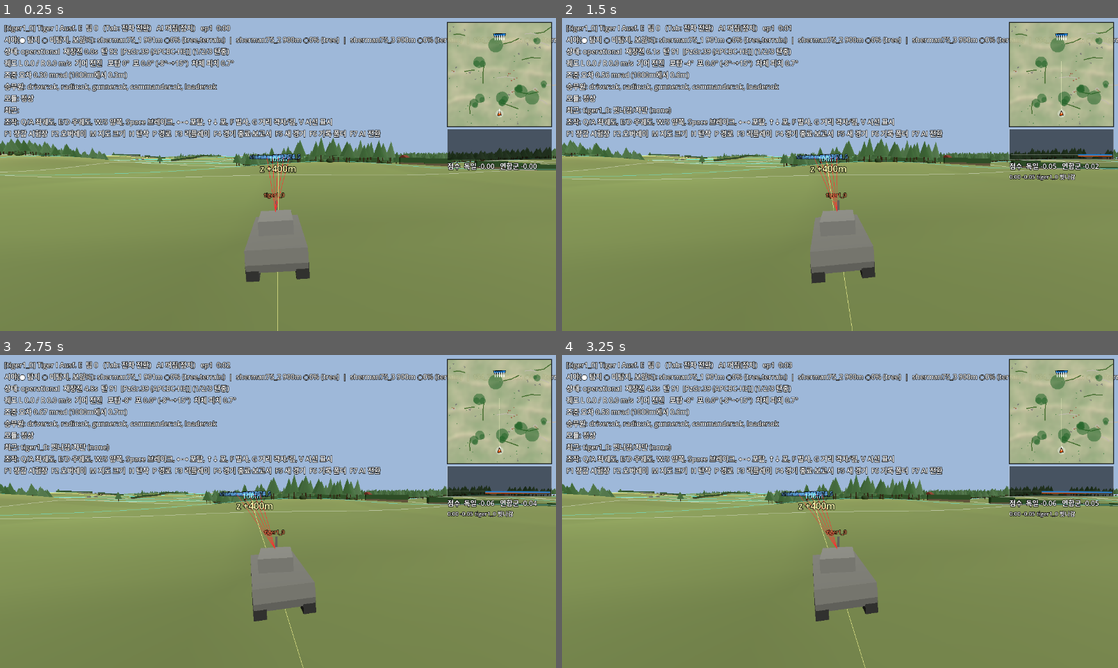
Above: before the commit, frames 1-4 (two rows, left to right).
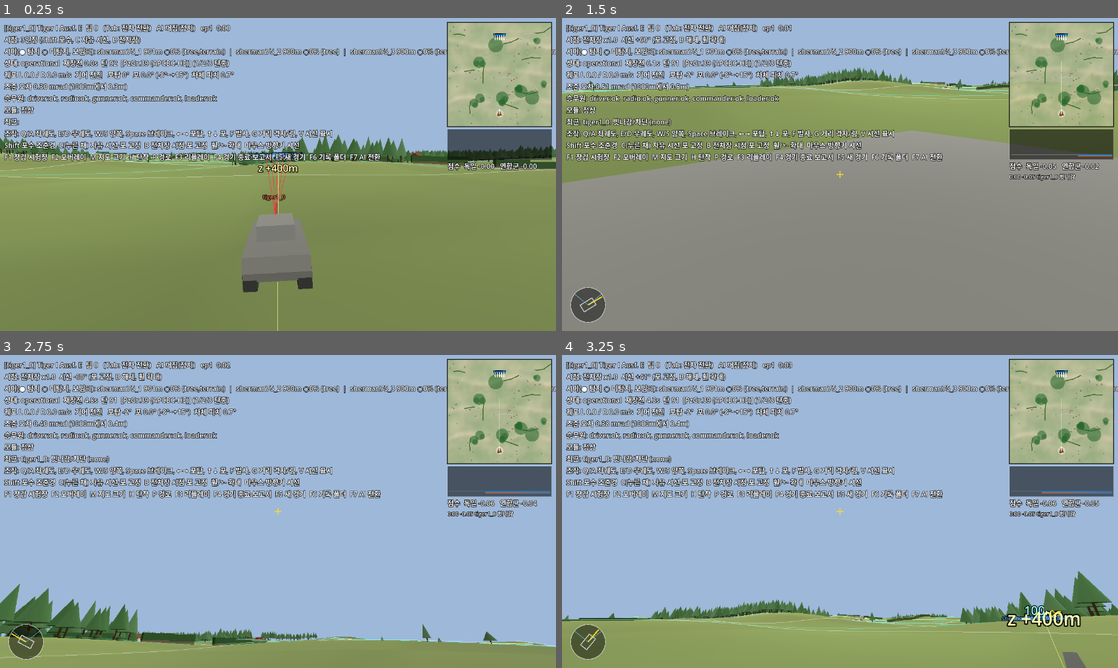
Above: after the commit, the same moments.

Repository: khw1566/Tank-Game-Machine-Learning
Game: Godot game, scene res://main.tscn
Same seed, same stepped clock (60 frames per second), same inputs: the game is played once before the commit and once after it.
Inputs (mouse positions are in pixels of both pictures, inside the frame that each line leads up to):
- Up to frame 1 (0.25 s): no input
- Up to frame 2 (1.5 s): tap Enter at 0.5 s; move the mouse to (962, 158) at 0.52 s; hold Right 0.53-1.25 s; hold Shift 0.53-1.25 s; click (962, 158) at 0.67 s; tap Space at 0.77 s; tap B at 0.8 s; drag from (728, 190) to (812, 237) at 1.27 s
- Up to frame 3 (2.75 s): tap Space at 2 s; move the mouse to (333, 442) at 2.02 s; hold Right from 2.03 s (still down); hold C from 2.03 s (still down); click (333, 442) at 2.17 s; tap E at 2.3 s
- Up to frame 4 (3.25 s): release Right at 2.75 s; release C at 2.75 s; drag from (812, 574) to (673, 464) at 2.77 s

The runs differ from the first frame. In frame 1, 13% of the frame differs, in the area x 0-100%, y 5-88%; in frame 2, 78%, in the area x 0-100%, y 5-100%; in frame 3, 59%; in frame 4, 61%.

Commit message:
Add gunner sight (Shift), free-look (C) and commander view (B) cameras
Gunner sight looks down the gun from the muzzle with range ticks from the
current shell's trajectory and an aim-error circle. C (hold) orbits the
third-person camera while the turret and gun stay put; B is a commander
view from the hatch with binocular zoom and the gun locked. While the view
is detached, turret/gun inputs are zeroed so recordings show the gun idle.

Co-Authored-By: Claude Opus 5.5 <noreply@anthropic.com>
Claude-Session: https://claude.ai/code/session_01DH1QMhMKbCv1v3u1LqzxNK

Diff:
--- /dev/null
+++ b/controls/tests/run_view_tests.gd
@@ -0,0 +1,92 @@
+extends SceneTree
+## 시점 카메라(TankViewCamera) 검증(헤드리스).
+## 실행: godot --headless --path . -s res://controls/tests/run_view_tests.gd
+## 1) 포수 조준경: 카메라가 포구 앞에서 포 방향을 본다, 배율 변경
+## 2) 전차장: 해치 높이, 시선을 돌려도 포탑·포가 그대로, 확대, 포탑·포 입력 차단
+## 3) 3인칭: 기본 시점은 포 방향, 잠금 없음
+
+var failures := 0
+var _frame := 0
+
+
+func _process(_delta: float) -> bool:
+	_frame += 1
+	if _frame == 2:
+		_run()
+	return false
+
+
+func _run() -> void:
+	var map := HillMap.new()
+	map.features_enabled = false
+	root.add_child(map)
+	var t := Tank.new()
+	t.setup("tiger1", 0, 1)
+	t.position = Vector3(0, map.height_at(0, 0) + 0.5, 0)
+	root.add_child(t)
+	t.turret_yaw = deg_to_rad(30.0)
+	t.gun_pitch = deg_to_rad(3.0)
+	t._sync_turret()
+	var cam := TankViewCamera.new()
+	cam.capture_mouse = false
+	cam.map = map
+	root.add_child(cam)
+
+	# 3인칭
+	cam.update_view(t, 1.0 / 30.0)
+	_check(not cam.locks_gun(), "3인칭은 포를 잠그지 않음")
+	var fwd := -cam.global_basis.z
+	_check(absf(wrapf(cam.view_yaw() - (t.global_rotation.y + t.turret_yaw), -PI, PI)) < 0.01, "3인칭은 포탑 방향을 봄 (%.3f)" % cam.view_yaw())
+
+	# 포수 조준경
+	cam.toggle_gunner()
+	cam.update_view(t, 1.0 / 30.0)
+	fwd = -cam.global_basis.z
+	_check(cam.mode == TankViewCamera.GUNNER, "Shift → 포수 조준경")
+	_check(fwd.dot(t.gun_direction()) > 0.9999, "조준경 시선 = 포 방향 (dot %.5f)" % fwd.dot(t.gun_direction()))
+	_check(cam.global_position.distance_to(t.muzzle_position()) < 0.5, "조준경 위치 = 포구 앞")
+	var f0 := cam.fov
+	cam.zoom(1)
+	cam.update_view(t, 1.0 / 30.0)
+	_check(cam.fov < f0 and cam.magnification() > 4.0, "조준경 고배율 x%.1f" % cam.magnification())
+	_check(not cam.locks_gun(), "조준경에서는 포 조작 가능")
+
+	# 전차장
+	cam.toggle_commander()
+	cam.update_view(t, 1.0 / 30.0)
+	_check(cam.mode == TankViewCamera.COMMANDER and cam.locks_gun(), "B → 전차장, 포 잠금")
+	_check(absf(cam.global_position.y - LineOfSight.eye_position(t).y) < 0.01, "전차장 눈높이 = 해치 위")
+	_check(absf(wrapf(cam.view_yaw() - (t.global_rotation.y + t.turret_yaw), -PI, PI)) < 0.01, "전차장은 처음에 포 방향을 봄")
+	var yaw0 := t.turret_yaw
+	var pitch0 := t.gun_pitch
+	cam.cmd_yaw += deg_to_rad(90.0)
+	cam.update_view(t, 1.0 / 30.0)
+	var c := TankControlInput.new()
+	c.turret_traverse = 1.0
+	c.gun_elevation = 1.0
+	c.left_track = 0.5
+	t.control = cam.apply_locks(c)
+	for i in 10:
+		t.step(1.0 / 30.0)
+	_check(absf(wrapf(cam.view_yaw() - (t.global_rotation.y + yaw0), -PI, PI) - deg_to_rad(90.0)) < 0.05, "전차장 시선 90° 회전")
+	_check(t.turret_yaw == yaw0 and t.gun_pitch == pitch0, "시선을 돌려도 포탑·포 고정 (%.3f/%.3f)" % [t.turret_yaw, t.gun_pitch])
+	_check(t.control.left_track == 0.5, "주행 입력은 그대로")
+	for i in 20:
+		cam.zoom(1)
+	cam.update_view(t, 1.0 / 30.0)
+	_check(is_equal_approx(cam.fov, TankViewCamera.COMMANDER_FOV_MIN), "전차장 확대 최대 x%.1f" % cam.magnification())
+
+	# 다시 3인칭
+	cam.toggle_commander()
+	cam.update_view(t, 1.0 / 30.0)
+	_check(cam.mode == TankViewCamera.THIRD and not cam.locks_gun() and is_equal_approx(cam.fov, TankViewCamera.THIRD_FOV), "B 다시 → 3인칭")
+
+	cam.reticle.free()
+	print("VIEW TESTS: %s" % ("PASS" if failures == 0 else "%d FAILED" % failures))
+	quit(1 if failures else 0)
+
+
+func _check(ok: bool, what: String) -> void:
+	print(("  ok  " if ok else "  FAIL ") + what)
+	if not ok:
+		failures += 1
--- /dev/null
+++ b/controls/view_camera.gd
@@ -0,0 +1,248 @@
+class_name TankViewCamera
+extends Camera3D
+## 사람이 조종하는 전차의 시점 카메라(게임 화면 전용, 헤드리스·학습에는 쓰지 않음).
+##
+##   (기본)  3인칭: 포탑 뒤에서 포 방향을 본다
+##   Shift : 포수 조준경 시점 켜기/끄기. 포구 위치에서 포 방향 그대로 본다.
+##           가운데 십자 = 포 축, 아래 눈금 = 거리별 조준점(현재 탄종 탄도), 원 = 현재 조준 오차.
+##           휠 / + - : 저배율·고배율
+##   C(누르는 동안) : 3인칭 자유 시선. 포탑·포는 그대로 두고 카메라만 마우스/방향키로 돌린다.
+##           떼면 포 방향으로 되돌아온다.
+##   B     : 전차장 시점 켜기/끄기. 전차장 해치 높이에서 마우스/방향키로 둘러본다.
+##           포는 움직이지 않는다. 휠 / + - 로 확대(쌍안경, 최대 약 8배).
+##
+## 시선이 포와 분리되는 동안(C, B) 방향키는 카메라를 돌리고, 조종 입력의 포탑·포 값은 0 이 된다
+## (apply_locks). 따라서 기록되는 액션도 "포를 움직이지 않음"으로 남는다.
+
+const THIRD := 0
+const GUNNER := 1
+const COMMANDER := 2
+const MODE_LABELS := ["3인칭", "포수 조준경", "전차장"]
+
+const THIRD_FOV := 70.0
+## 포수 조준경 배율 단계(수직 시야각°). 약 3배 / 6배
+const GUNNER_FOVS := [24.0, 12.0]
+const COMMANDER_FOV_MAX := 70.0
+const COMMANDER_FOV_MIN := 9.0
+const ZOOM_STEP := 1.25
+const MOUSE_SENS := 0.0035   # rad/px (시야각 70° 기준, 확대하면 그만큼 느려짐)
+const KEY_LOOK_RATE := 1.4   # rad/s (방향키)
+## WorldMarkers.attach_label 의 기본 pixel_size
+const TAG_PIXEL_SIZE := 0.0012
+const RANGE_MARKS := [200, 400, 600, 800, 1000, 1200, 1600, 2000]
+
+var mode := THIRD
+## C 를 누르고 있는 동안(3인칭에서만)
+var free_look := false
+## 3인칭 자유 시선: 포탑 방향 기준 오프셋(rad, + = 좌)
+var orbit_yaw := 0.0
+var orbit_pitch := 0.0
+## 전차장 시선: 차체 기준 방위(rad, + = 좌), 수평 기준 앙각
+var cmd_yaw := 0.0
+var cmd_pitch := 0.0
+var cmd_fov := COMMANDER_FOV_MAX
+var gunner_zoom := 0
+## 지면 아래로 카메라가 들어가지 않게 높이 조회용(없어도 됨)
+var map: HillMap
+## 화면 표시(조준경 눈금, 방위 표시). 메인이 CanvasLayer 에 붙인다.
+var reticle: TankViewReticle
+## 마우스 캡처 여부를 바꾸는지(테스트·헤드리스에서는 false)
+var capture_mouse := true
+
+var tank: Tank
+var _mouse_delta := Vector2.ZERO
+
+
+func _init() -> void:
+	far = 3000.0
+	fov = THIRD_FOV
+	reticle = TankViewReticle.new()
+	reticle.rig = self
+
+
+func locks_gun() -> bool:
+	return free_look or mode == COMMANDER
+
+
+## 시선이 포와 분리된 동안 포탑 선회·포 고저 입력을 막는다.
+func apply_locks(c: TankControlInput) -> TankControlInput:
+	if locks_gun():
+		c.turret_traverse = 0.0
+		c.gun_elevation = 0.0
+	return c
+
+
+func toggle_gunner() -> void:
+	set_mode(THIRD if mode == GUNNER else GUNNER)
+
+
+func toggle_commander() -> void:
+	set_mode(THIRD if mode == COMMANDER else COMMANDER)
+
+
+func set_mode(m: int) -> void:
+	if m == COMMANDER and mode != COMMANDER and tank:
+		# 처음에는 포가 향한 쪽을 본다
+		cmd_yaw = tank.turret_yaw
+		cmd_pitch = 0.0
+	mode = m
+	orbit_yaw = 0.0
+	orbit_pitch = 0.0
+	_mouse_delta = Vector2.ZERO
+
+
+## 휠·+/- : 포수 조준경 배율 단계 / 전차장 쌍안경 확대
+func zoom(step: int) -> void:
+	if mode == GUNNER:
+		gunner_zoom = clampi(gunner_zoom + step, 0, GUNNER_FOVS.size() - 1)
+	elif mode == COMMANDER:
+		cmd_fov = clampf(cmd_fov / pow(ZOOM_STEP, step), COMMANDER_FOV_MIN, COMMANDER_FOV_MAX)
+
+
+## 3인칭 대비 배율
+func magnification() -> float:
+	return tan(deg_to_rad(THIRD_FOV) * 0.5) / tan(deg_to_rad(fov) * 0.5)
+
+
+func status_text() -> String:
+	match mode:
+		GUNNER:
+			return "시점: 포수 조준경 x%.1f (Shift 해제, 휠 배율)" % magnification()
+		COMMANDER:
+			return "시점: 전차장 x%.1f  시선 %+.0f° (포 고정, B 해제, 휠 확대)" % [magnification(), rad_to_deg(wrapf(cmd_yaw - tank.turret_yaw, -PI, PI)) if tank else 0.0]
+	if free_look:
+		return "시점: 3인칭 자유 시선 (포 고정, C 떼면 복귀)"
+	return "시점: 3인칭 (Shift 포수, C 자유 시선, B 전차장)"
+
+
+func _unhandled_input(event: InputEvent) -> void:
+	if event is InputEventMouseMotion:
+		_mouse_delta += event.relative
+	elif event is InputEventMouseButton and event.pressed:
+		if event.button_index == MOUSE_BUTTON_WHEEL_UP:
+			zoom(1)
+		elif event.button_index == MOUSE_BUTTON_WHEEL_DOWN:
+			zoom(-1)
+	elif event is InputEventKey and event.pressed and not event.echo:
+		match event.physical_keycode:
+			KEY_SHIFT:
+				toggle_gunner()
+			KEY_B:
+				toggle_commander()
+			KEY_EQUAL, KEY_KP_ADD:
+				zoom(1)
+			KEY_MINUS, KEY_KP_SUBTRACT:
+				zoom(-1)
+
+
+## 매 프레임 메인이 호출. p = 지금 조종하는 전차
+func update_view(p: Tank, delta: float) -> void:
+	if p != tank:
+		_set_tag_visible(tank, true)
+		tank = p
+		if mode == COMMANDER:
+			cmd_yaw = p.turret_yaw
+			cmd_pitch = 0.0
+	free_look = mode == THIRD and Input.is_physical_key_pressed(KEY_C)
+	var looking := free_look or mode == COMMANDER
+	if capture_mouse:
+		var want := Input.MOUSE_MODE_CAPTURED if looking else Input.MOUSE_MODE_VISIBLE
+		if Input.mouse_mode != want:
+			Input.mouse_mode = want
+	# 시선 입력: 마우스 + 방향키, 확대할수록 느리게
+	var look := Vector2.ZERO
+	if looking:
+		var scale := fov / THIRD_FOV
+		look = -_mouse_delta * MOUSE_SENS * scale
+		look.x += (_key(KEY_LEFT) - _key(KEY_RIGHT)) * KEY_LOOK_RATE * scale * delta
+		look.y += (_key(KEY_UP) - _key(KEY_DOWN)) * KEY_LOOK_RATE * scale * delta
+	_mouse_delta = Vector2.ZERO
+	_set_tag_visible(p, mode == THIRD)
+	match mode:
+		GUNNER:
+			_place_gunner(p)
+		COMMANDER:
+			cmd_yaw = wrapf(cmd_yaw + look.x, -PI, PI)
+			cmd_pitch = clampf(cmd_pitch + look.y, deg_to_rad(-25.0), deg_to_rad(30.0))
+			_place_commander(p)
+		_:
+			if free_look:
+				orbit_yaw = wrapf(orbit_yaw + look.x, -PI, PI)
+				orbit_pitch = clampf(orbit_pitch + look.y, deg_to_rad(-25.0), deg_to_rad(35.0))
+			else:
+				# 떼면 부드럽게 포 뒤로 복귀
+				var k := 1.0 - exp(-delta * 8.0)
+				orbit_yaw = lerpf(orbit_yaw, 0.0, k)
+				orbit_pitch = lerpf(orbit_pitch, 0.0, k)
+			_place_third(p)
+	_scale_tags()
+	if reticle:
+		reticle.queue_redraw()
+
+
+## 이름표(Label3D fixed_size)는 확대하면 같이 커지므로 시야각에 맞춰 줄여 화면 크기를 유지
+var _tag_fov := THIRD_FOV
+func _scale_tags() -> void:
+	if is_equal_approx(fov, _tag_fov) or not is_inside_tree():
+		return
+	_tag_fov = fov
+	for t in get_tree().get_nodes_in_group(Tank.GROUP):
+		var tag := (t as Node).get_node_or_null("NameTag") as Label3D
+		if tag:
+			tag.pixel_size = TAG_PIXEL_SIZE * fov / THIRD_FOV
+
+
+func _place_third(p: Tank) -> void:
+	fov = THIRD_FOV
+	var yaw := p.global_rotation.y + p.turret_yaw + orbit_yaw
+	var fwd := _dir(yaw, orbit_pitch)
+	var target := p.global_position + Vector3.UP * 3.0
+	var pos := target - fwd * 14.0 + Vector3.UP * 4.0
+	if map:
+		pos.y = maxf(pos.y, map.height_at(pos.x, pos.z) + 1.0)
+	global_position = pos
+	look_at(target + fwd * 30.0, Vector3.UP)
+
+
+func _place_gunner(p: Tank) -> void:
+	fov = GUNNER_FOVS[gunner_zoom]
+	var d := p.gun_direction()
+	global_position = p.muzzle_position() + d * 0.3
+	look_at(global_position + d * 100.0, Vector3.UP)
+
+
+func _place_commander(p: Tank) -> void:
+	fov = cmd_fov
+	global_position = LineOfSight.eye_position(p)
+	look_at(global_position + _dir(p.global_rotation.y + cmd_yaw, cmd_pitch) * 100.0, Vector3.UP)
+
+
+## 방위 yaw(+ = 좌, 0 = -Z), 앙각 pitch 의 단위 벡터
+static func _dir(yaw: float, pitch: float) -> Vector3:
+	return Vector3(-sin(yaw) * cos(pitch), sin(pitch), -cos(yaw) * cos(pitch))
+
+
+## 지금 화면이 바라보는 월드 방위(rad)
+func view_yaw() -> float:
+	var f := -global_basis.z
+	return atan2(-f.x, -f.z)
+
+
+static func _key(k: Key) -> float:
+	return 1.0 if Input.is_physical_key_pressed(k) else 0.0
+
+
+static func _set_tag_visible(t: Tank, v: bool) -> void:
+	if t and is_instance_valid(t):
+		var tag := t.get_node_or_null("NameTag")
+		if tag:
+			tag.visible = v
+
+
+func release_mouse() -> void:
+	if capture_mouse and Input.mouse_mode == Input.MOUSE_MODE_CAPTURED:
+		Input.mouse_mode = Input.MOUSE_MODE_VISIBLE
+
+
+func _exit_tree() -> void:
+	release_mouse()
--- /dev/null
+++ b/controls/view_reticle.gd
@@ -0,0 +1,116 @@
+class_name TankViewReticle
+extends Control
+## TankViewCamera 의 화면 표시.
+##  - 포수 조준경: 십자선(포 축), 거리별 조준 눈금(현재 탄종 탄도로 계산), 조준 오차 원, 장전 상태
+##  - 전차장 / 자유 시선: 포가 겨눈 지점 표시(◇ 포), 왼쪽 아래 방위판(차체·포탑·시선 방향)
+
+var rig: TankViewCamera
+
+const INK := Color(0.05, 0.05, 0.05, 0.95)
+const SIGHT := Color(0.1, 0.1, 0.1, 0.9)
+const MARK := Color(1.0, 0.85, 0.2, 0.95)
+
+
+func _init() -> void:
+	set_anchors_preset(Control.PRESET_FULL_RECT)
+	mouse_filter = Control.MOUSE_FILTER_IGNORE
+
+
+func _draw() -> void:
+	if rig == null or rig.tank == null or not is_instance_valid(rig.tank):
+		return
+	var p := rig.tank
+	match rig.mode:
+		TankViewCamera.GUNNER:
+			_draw_gunner(p)
+			_draw_compass(p)
+		TankViewCamera.COMMANDER:
+			var c := size * 0.5
+			draw_line(c - Vector2(8, 0), c + Vector2(8, 0), MARK, 1.5)
+			draw_line(c - Vector2(0, 8), c + Vector2(0, 8), MARK, 1.5)
+			_draw_gun_marker(p)
+			_draw_compass(p)
+		_:
+			if rig.free_look:
+				_draw_gun_marker(p)
+				_draw_compass(p)
+
+
+## 화면 중앙에서 1 rad 가 몇 px 인가(수직 시야각 기준)
+func _px_per_rad() -> float:
+	return size.y * 0.5 / tan(deg_to_rad(rig.fov) * 0.5)
+
+
+func _draw_gunner(p: Tank) -> void:
+	var c := size * 0.5
+	var f := _px_per_rad()
+	var r_view := minf(size.x, size.y) * 0.47
+	# 조준경 바깥은 어둡게
+	var w := maxf(size.x, size.y)
+	draw_arc(c, r_view + w * 0.5, 0.0, TAU, 72, Color(0, 0, 0, 0.88), w)
+	draw_arc(c, r_view, 0.0, TAU, 72, INK, 3.0)
+	# 십자선(가운데는 비움)
+	var gap := 10.0
+	draw_line(c + Vector2(-r_view, 0), c + Vector2(-gap, 0), SIGHT, 2.0)
+	draw_line(c + Vector2(gap, 0), c + Vector2(r_view, 0), SIGHT, 2.0)
+	draw_line(c + Vector2(0, -r_view), c + Vector2(0, -gap), SIGHT, 2.0)
+	# 거리 눈금: 거리 r 의 표적은 포 축보다 초과앙각만큼 아래에 보인다
+	var shell := p.current_shell()
+	var font := get_theme_default_font()
+	var last_y := c.y
+	for r in TankViewCamera.RANGE_MARKS:
+		var y := c.y + tan(Ballistics.superelevation_rad(shell, r)) * f
+		if y > c.y + r_view - 10.0:
+			break
+		var big: bool = r % 400 == 0
+		var half := 14.0 if big else 7.0
+		draw_line(Vector2(c.x - half, y), Vector2(c.x + half, y), SIGHT, 2.0)
+		if big and y - last_y > 9.0:
+			draw_string(font, Vector2(c.x + half + 4.0, y + 5.0), str(r / 100), HORIZONTAL_ALIGNMENT_LEFT, -1, 13, SIGHT)
+			last_y = y
+	draw_line(Vector2(c.x, c.y + gap), Vector2(c.x, last_y), SIGHT, 1.0)
+	# 조준 오차(1σ) 원
+	var spread := maxf(p.aim_error_mrad * 0.001 * f, 2.0)
+	draw_arc(c, spread, 0.0, TAU, 32, Color(0.85, 0.1, 0.1, 0.8), 1.5)
+	# 장전·탄종
+	var loaded := p.reload_timer <= 0.0 and p.damage.can_fire()
+	var txt := "%s  %s  (눈금 ×100m)" % [shell.shell_name, "장전 완료" if loaded else "재장전 %.1fs" % p.reload_timer]
+	draw_string(font, Vector2(c.x - 140.0, c.y + r_view - 24.0), txt, HORIZONTAL_ALIGNMENT_CENTER, 280, 14,
+		Color(0.2, 0.9, 0.2) if loaded else Color(0.95, 0.6, 0.2))
+
+
+## 포가 겨눈 지점(800m 앞)을 화면에 표시
+func _draw_gun_marker(p: Tank) -> void:
+	var pt := p.muzzle_position() + p.gun_direction() * 800.0
+	if rig.is_position_behind(pt):
+		return
+	var s := rig.unproject_position(pt)
+	var d := 7.0
+	draw_polyline(PackedVector2Array([s + Vector2(0, -d), s + Vector2(d, 0), s + Vector2(0, d), s + Vector2(-d, 0), s + Vector2(0, -d)]), MARK, 2.0)
+	draw_string(get_theme_default_font(), s + Vector2(10, 5), "포", HORIZONTAL_ALIGNMENT_LEFT, -1, 13, MARK)
+
+
+## 왼쪽 아래 방위판: 위 = 지금 보는 방향. 차체(사각형)·포(선)·시선(부채꼴)
+func _draw_compass(p: Tank) -> void:
+	var c := Vector2(60.0, size.y - 60.0)
+	var r := 40.0
+	draw_circle(c, r, Color(0, 0, 0, 0.45))
+	draw_arc(c, r, 0.0, TAU, 40, Color(1, 1, 1, 0.6), 1.5)
+	var view := rig.view_yaw()
+	var hull := p.global_rotation.y - view
+	var fwd := _screen_dir(hull)
+	var right := Vector2(-fwd.y, fwd.x)
+	var hl := 16.0
+	var hw := 9.0
+	var corners := PackedVector2Array([c + fwd * hl + right * hw, c + fwd * hl - right * hw,
+		c - fwd * hl - right * hw, c - fwd * hl + right * hw, c + fwd * hl + right * hw])
+	draw_polyline(corners, Color(0.8, 0.8, 0.8), 2.0)
+	draw_line(c, c + _screen_dir(hull + p.turret_yaw) * (r - 2.0), MARK, 3.0)
+	var half := atan(tan(deg_to_rad(rig.fov) * 0.5) * size.x / maxf(size.y, 1.0))
+	draw_line(c, c + _screen_dir(half) * r, Color(0.4, 0.9, 1.0, 0.8), 1.0)
+	draw_line(c, c + _screen_dir(-half) * r, Color(0.4, 0.9, 1.0, 0.8), 1.0)
+
+
+## 방위(+ = 좌) → 화면 방향(위 = 정면)
+static func _screen_dir(a: float) -> Vector2:
+	return Vector2(-sin(a), -cos(a))
--- a/main.gd
+++ b/main.gd
@@ -26,7 +26,7 @@
 var tanks: Array = []
 var ais: Array = []
 var player_index := 0
-var camera: Camera3D
+var camera: TankViewCamera
 var hud: Label
 var recorder: MatchRecorder
 var markers: WorldMarkers
@@ -131,8 +131,8 @@
 	sm.no_depth_test = true
 	_sight_mesh.material_override = sm
 	add_child(_sight_mesh)
-	camera = Camera3D.new()
-	camera.far = 3000.0
+	camera = TankViewCamera.new()
+	camera.map = map
 	add_child(camera)
 	camera.current = true
 	markers = WorldMarkers.new()
@@ -144,6 +144,7 @@
 	hud = Label.new()
 	hud.position = Vector2(10, 10)
 	_outline(hud)
+	layer.add_child(camera.reticle)
 	layer.add_child(hud)
 	# 관찰 오버레이(F2)
 	overlay = CanvasLayer.new()
@@ -245,7 +246,7 @@
 		var t: Tank = tanks[i]
 		var human := i == player_index and not _headless and ai_mode != AI_ALL
 		if human:
-			t.control = KeyboardController.read()
+			t.control = camera.apply_locks(KeyboardController.read()) if camera else KeyboardController.read()
 		elif ai_mode != AI_OFF and t.damage.is_combat_effective():
 			var a: Array = ais[i].act(t, tanks)
 			t.control = TankControlInput.from_array(a)
@@ -264,16 +265,14 @@
 	if camera == null or tanks.is_empty():
 		return
 	var p: Tank = tanks[player_index]
-	var yaw := p.global_rotation.y + p.turret_yaw
 	_update_vision(p, delta)
-	var back := Vector3(sin(yaw), 0, cos(yaw))
-	var target := p.global_position + Vector3.UP * 3.0
-	camera.global_position = target + back * 14.0 + Vector3.UP * 4.0
-	camera.look_at(target - back * 30.0, Vector3.UP)
+	camera.update_view(p, delta)
+	# 조준경에는 자체 거리 눈금이 있으므로 거리 격자 글자가 가리지 않게 숨긴다
+	grid.visible = camera.mode != TankViewCamera.GUNNER
 	var d := p.damage
-	hud.text = "[%s] %s  팀 %d   (Tab: 전차 전환)   %s   ep%d  %s\n%s\n상태: %s  재장전 %.1fs  탄 %d  [%s] (1/2/3 탄종)\n궤도 L %.1f / R %.1f m/s  기어 %s   포탑 %.0f°  포 %.1f° (%+.0f°~%+.0f°)  차체 피치 %.1f°\n조준 오차 %.2f mrad (1000m에서 %.1fm)%s\n승무원: %s\n모듈: %s\n최근: %s\n조작: Q/A 좌궤도, E/D 우궤도, W/S 양쪽, Space 브레이크, ←→ 포탑, ↑↓ 포, F 발사, G 거리 격자/링, V 시선 표시\nF1 장갑 시험장  F2 오버레이  M 지도 크기  H 탄착  P 경 …(62 unchanged characters)…
+	hud.text = "[%s] %s  팀 %d   (Tab: 전차 전환)   %s   ep%d  %s\n%s\n%s\n상태: %s  재장전 %.1fs  탄 %d  [%s] (1/2/3 탄종)\n궤도 L %.1f / R %.1f m/s  기어 %s   포탑 %.0f°  포 %.1f° (%+.0f°~%+.0f°)  차체 피치 %.1f°\n조준 오차 %.2f mrad (1000m에서 %.1fm)%s\n승무원: %s\n모듈: %s\n최근: %s\n조작: Q/A 좌궤도, E/D 우궤도, W/S 양쪽, Space 브레이크, ←→ 포탑, ↑↓ 포, F 발사, G 거리 격자/링, V 시선 표시\nShift 포수 조준경  C(누른 채) 자유 시선·포 고정  B 전차장 시점·포 고정  휠/+- 확대  마우스·방향키 시선\nF1 장갑 시험장  F2 오버레이  M 지도 크기  H 탄착  P 경 …(62 unchanged characters)…
 		p.name, p.spec.display_name, p.team, AI_LABELS[ai_mode], recorder.episode, ReportBuilder._mmss(recorder.sim_time()),
-		_vision_text(), d.status_label(), p.reload_timer, d.ammo_remaining, p.current_shell().shell_name,
+		camera.status_text(), _vision_text(), d.status_label(), p.reload_timer, d.ammo_remaining, p.current_shell().shell_name,
 		p.track_speed_left, p.track_speed_right, {1: "전진", -1: "후진", 0: "변속 중"}[p.gear],
 		rad_to_deg(p.turret_yaw), rad_to_deg(p.gun_pitch), p.spec.gun_depression_deg, p.spec.gun_elevation_max_deg,
 		p.hull_pitch_deg(), p.aim_error_mrad, p.aim_error_mrad, "  [안정장치]" if p.damage.stabilizer_working() else "",
--- a/recording/tools/capture.gd
+++ b/recording/tools/capture.gd
@@ -2,6 +2,7 @@
 ## 화면 캡처(문서·보고서 그림용). 그래픽 환경에서 실행:
 ##   godot --path . -s res://recording/tools/capture.gd -- --scene=res://main.tscn --wait=600 --out=user://shot.png [--ai]
 ##   godot --path . -s res://recording/tools/capture.gd -- --scene=res://recording/replay_viewer.tscn --t=120 --cam=4 --out=...
+##   ... -- --scene=res://main.tscn --view=gunner|commander [--zoom=2] [--look=30]   (게임 시점 캡처)
 ## --wait = 물리 프레임 수, --t = 리플레이 시각(초), --cam = 리플레이 시점 1~5, --select = 선택 전차, --bigmap
 
 var args := {}
@@ -34,6 +35,11 @@
 	if frames == 5 and args.has("bigmap") and "minimap_big" in node:
 		node.minimap_big = true
 		node._layout_overlay()
+	if frames == 5 and args.has("view") and "camera" in node:
+		node.camera.capture_mouse = false
+		node.camera.set_mode({"gunner": TankViewCamera.GUNNER, "commander": TankViewCamera.COMMANDER}.get(args.view, 0))
+		node.camera.cmd_yaw += deg_to_rad(float(args.get("look", "0")))
+		node.camera.zoom(int(args.get("zoom", "0")))
 	if frames == int(args.get("wait", "30")) + 5:
 		var img := root.get_texture().get_image()
 		img.save_png(args.get("out", "user://capture.png"))
